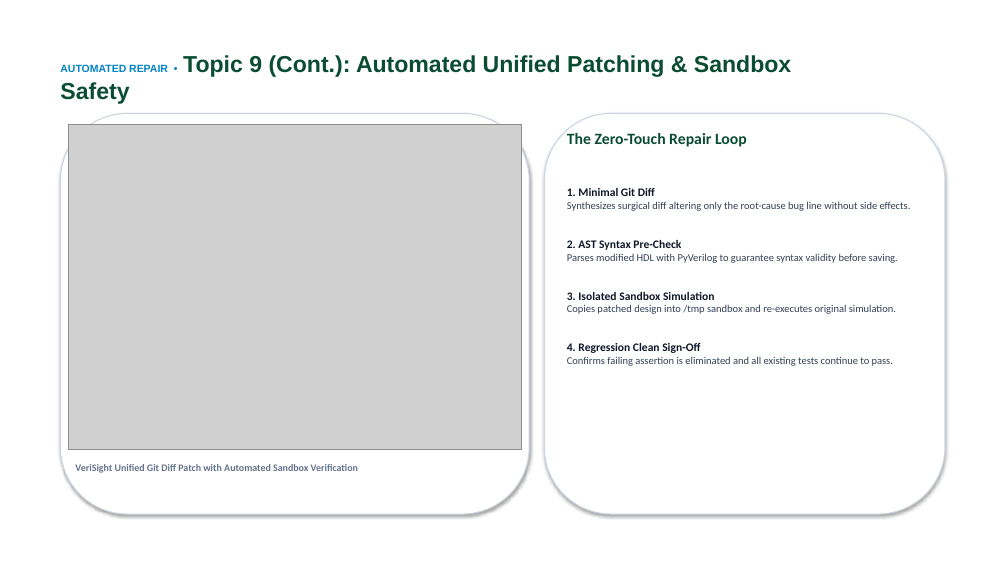
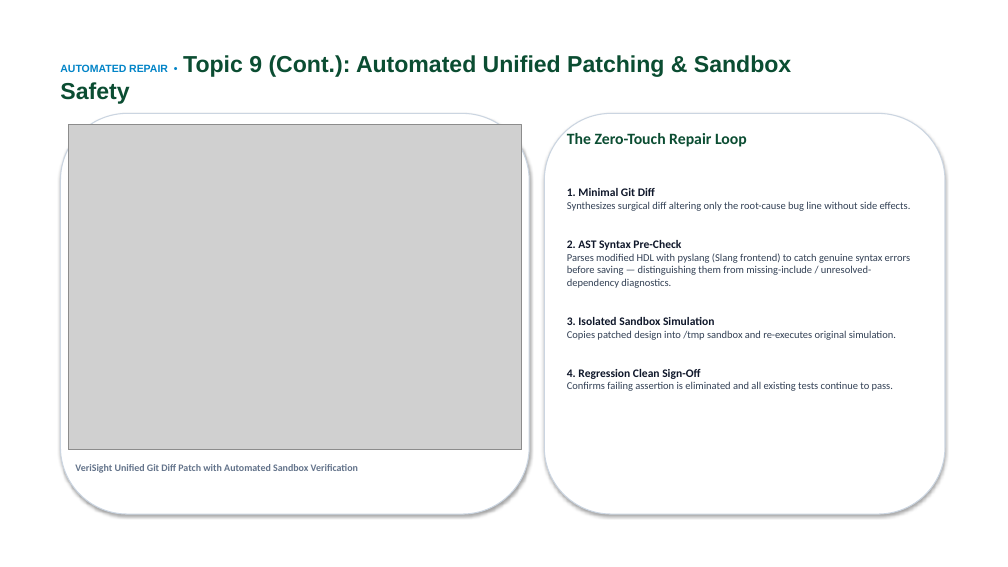
Before and after one commit to KITTUV03/VeriSight, a slide deck: slide 16 of VeriSight_Investor_Presentation.pptx. Drawn at 1008x567 pixels with LibreOffice and Linux fonts; fonts in the diff are those of the drawing; grey boxes stand for pictures; background and template pictures are left out. Boxes give left, top, right and bottom in pixels: in the first picture for what was removed or moved away, otherwise in the second. Text is boxed around its words. In the diff, an @@ line names an element or a change of style, - is before the commit and + after.

```diff
--- a/VeriSight_Investor_Presentation.pptx
+++ b/VeriSight_Investor_Presentation.pptx
@@ text at box(567, 240, 910, 288): text changed @@
-2. AST Syntax Pre-Check
-Parses modified HDL with PyVerilog to guarantee syntax validity before saving.
+2. AST Syntax Pre-Check
+Parses modified HDL with pyslang (Slang frontend) to catch genuine syntax errors before saving — distinguishing them from missing-include / unresolved-dependency diagnostics.
```
Also in this commit, not shown: 4 other slides changed, 29 other files.
